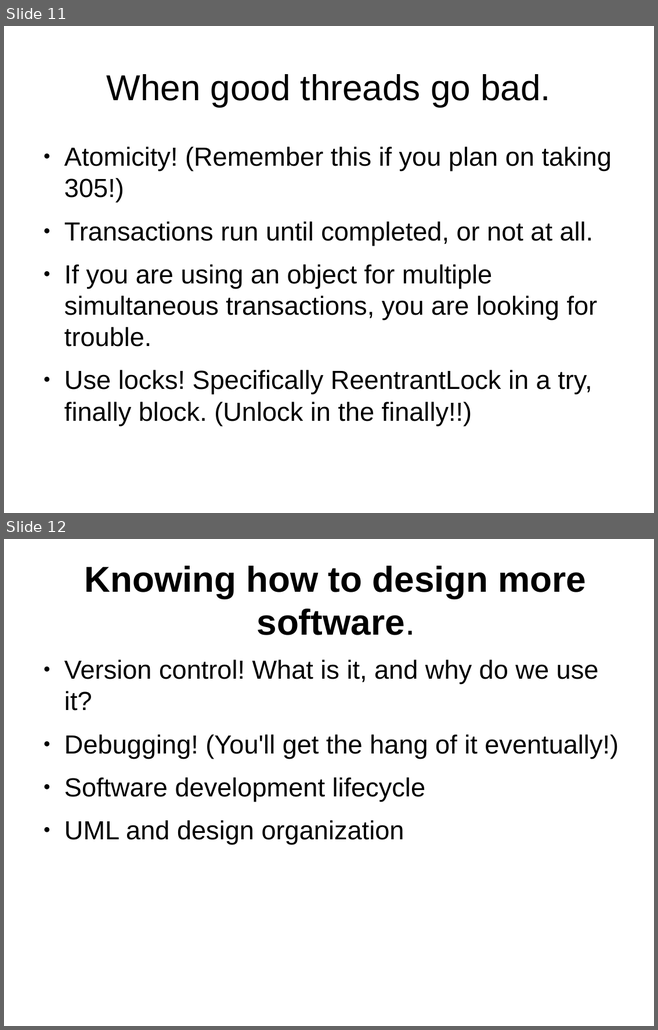
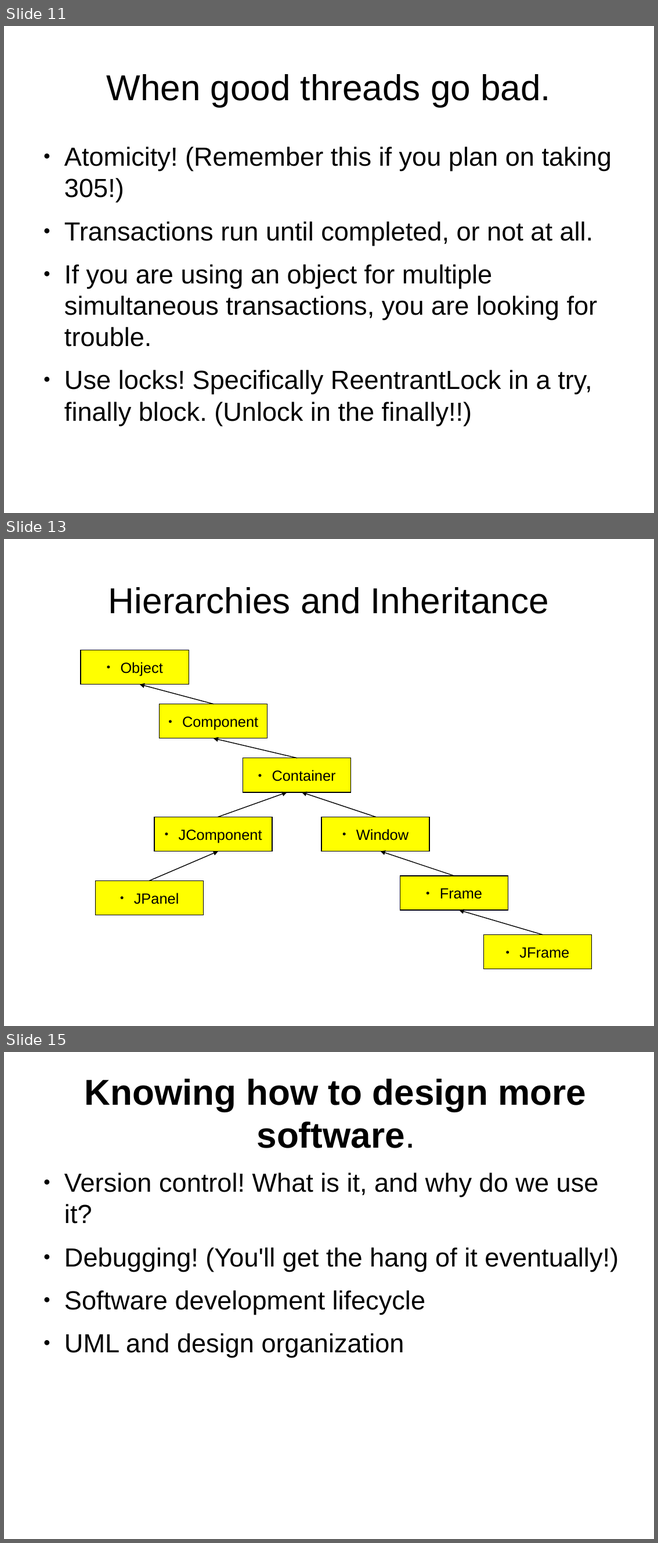
Before and after one commit to yv444/cse219-review, a slide deck: midterm_review.odp. Shown one above the other, each under a label of ours: slides 11 and 12 before the commit, slides 11, 13 and 15 after it; the slides between them are not shown. The pictures are 658x1030 and 658x1543 pixels, drawn with LibreOffice and Linux fonts; fonts in the diff are those of the drawing. Boxes give left, top, right and bottom in pixels: in the first picture for what was removed or moved away, otherwise in the second. Text is boxed around its words. In the diff, an @@ line names an element or a change of style, - is before the commit and + after.

```diff
--- a/midterm_review.odp
+++ b/midterm_review.odp
@@ slide 13 added at <box>4,539,654,1026</box>, background #FFFFFF @@
@@ title added at <box>108,587,549,614</box>, 44 pt, text #000000 @@
+Hierarchies and Inheritance
@@ group added at <box>81,650,591,969</box>: 8 rectangles, 7 arrows @@
+● Object
+● Component
+● Container
+● Window
+● Frame
+● JFrame
+● JComponent
+● JPanel
@@ what was slide 12 is now slide 15 @@
```
Also in this commit, not shown: 9 other slides added, 2 other files.
